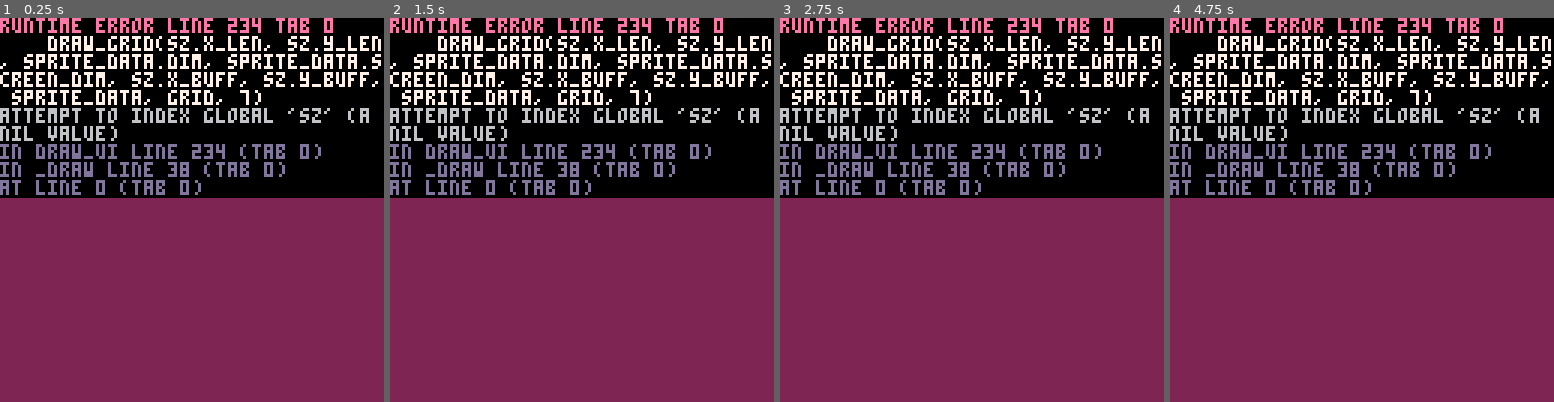
Above: before the commit, frames 1-4 (left to right).
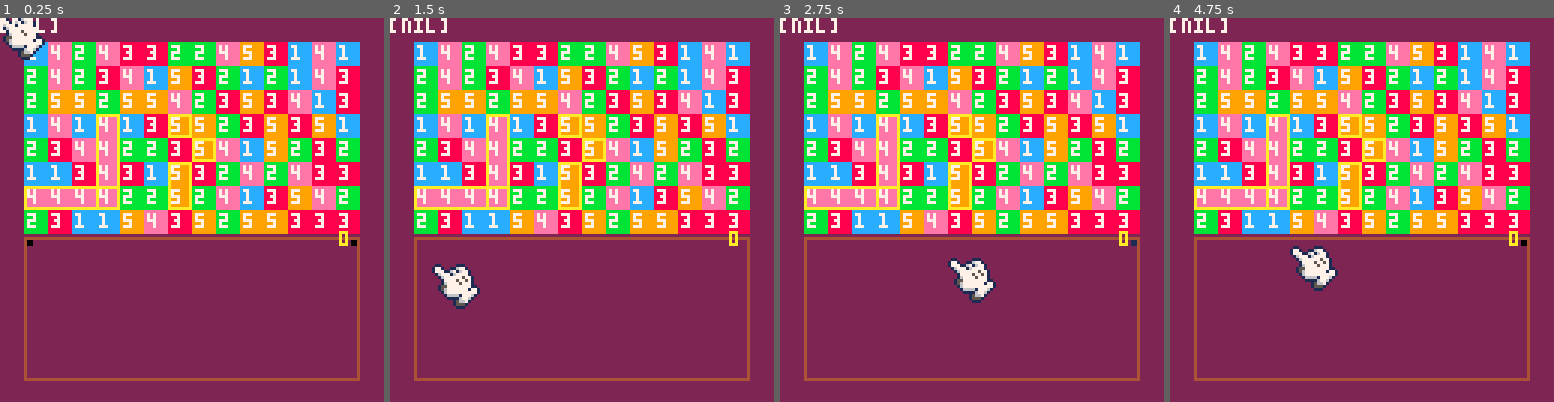
Above: after the commit, the same moments.

Repository: PxPerfectMike/match4
Game: PICO-8 cartridge match4.p8
Two runs of this game, one before a commit and one after it. Both use one fixed random seed, a clock stepped at 60 frames per second and the inputs below.
Inputs (mouse positions are in pixels of both pictures, inside the frame that each line leads up to):
- Up to frame 1 (0.25 s): no input
- Up to frame 2 (1.5 s): click (670, 121) at 0.67 s; click (436, 267) at 1.22 s
- Up to frame 3 (2.75 s): click (887, 114) at 1.77 s; click (952, 259) at 2.32 s
- Up to frame 4 (4.75 s): click (1404, 106) at 2.87 s; click (1465, 256) at 3.42 s; click (1231, 102) at 3.97 s; click (1292, 248) at 4.52 s

The runs differ from the first frame. In frame 1, 57% of the frame differs, in the area x 0-100%, y 0-95%; in frame 2, 58%; in frame 3, 58%; in frame 4, 58%.
Error before the commit: runtime error line 234 tab 0; draw_grid(sz.x_len, sz.y_len, sprite_data.dim, sprite_data.screen_dim, sz.x_buff, sz.y_buff, sprite_data, grid, 7); attempt to in…

Commit message:
merge from main

Diff:
--- a/match4.p8
+++ b/match4.p8
@@ -234,11 +229,11 @@
 
 function draw_ui()
     -- draw grid (grid x_length, grid y_length, dimension, screen dimension, x_buffer, y_buffer, sprite_data, grid_data, print_color)
-    draw_grid(sz.x_len, sz.y_len, sprite_data.dim, sprite_data.screen_dim, sz.x_buff, sz.y_buff, sprite_data, grid, 7)
+    draw_grid(grid_dimensions.x_len, grid_dimensions.y_len, sprite_data.dim, sprite_data.screen_dim, grid_dimensions.x_buff, grid_dimensions.y_buff, sprite_data, grid, 7)
 
     -- hilight clicked tile
     if selected_tile != -1 then
-        highlight_tile(selected_tile, sz.x_len, sz.x_buff, sz.y_buff, color)
+        highlight_tile(selected_tile, grid_dimensions.x_len, grid_dimensions.x_buff, grid_dimensions.y_buff, color)
     end
 
     -- draw boarders
